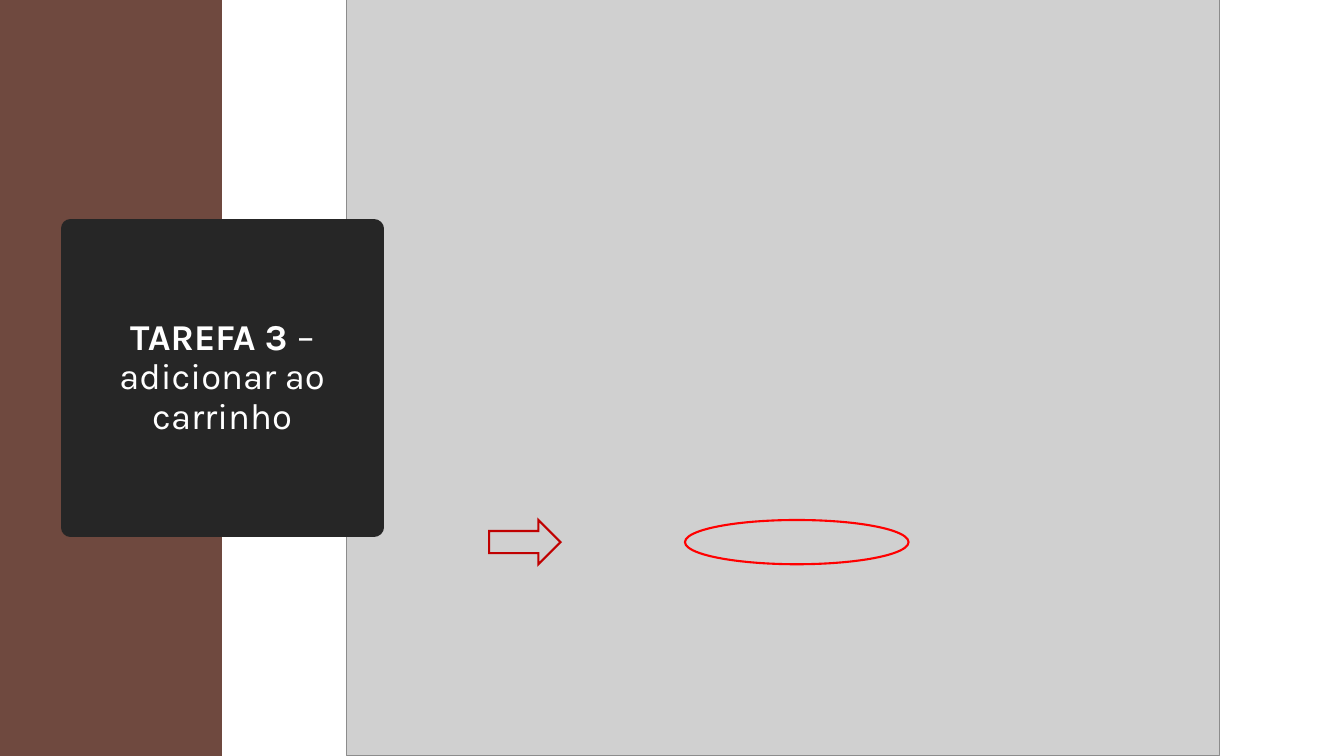
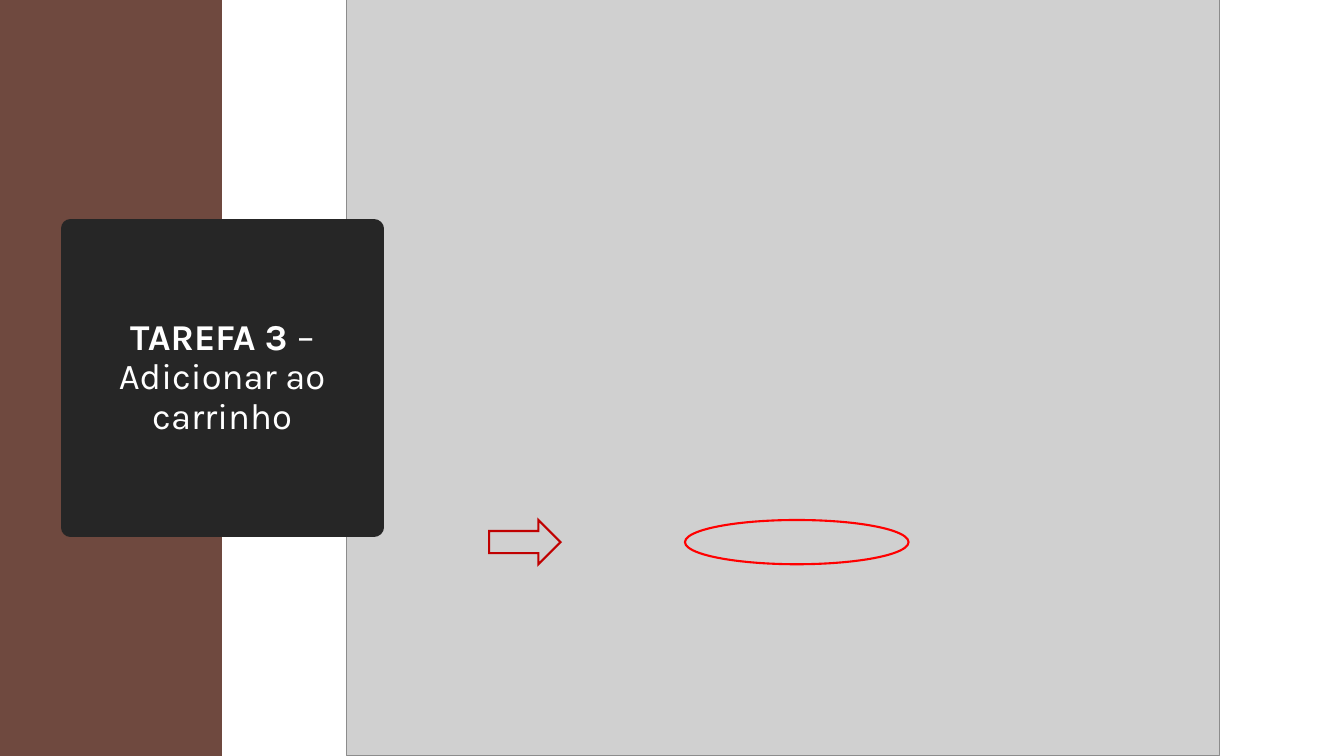
Before and after one commit to ICEI-PUC-Minas-PMV-SI/pmv-si-2026-1-pe3-t3-squad-05, a slide deck: slide 18 of docs/testes/Fluxo.pptx. Drawn at 1344x756 pixels with LibreOffice and Linux fonts; fonts in the diff are those of the drawing; grey boxes stand for pictures. Boxes give left, top, right and bottom in pixels: in the first picture for what was removed or moved away, otherwise in the second. Text is boxed around its words. In the diff, an @@ line names an element or a change of style, - is before the commit and + after.

```diff
--- a/docs/testes/Fluxo.pptx
+++ b/docs/testes/Fluxo.pptx
@@ title at (119, 326, 325, 430): text changed @@
-TAREFA 3 – adicionar ao carrinho
+TAREFA 3 – Adicionar ao carrinho
```
Also in this commit, not shown: 12 other slides changed, 1 slide removed.
